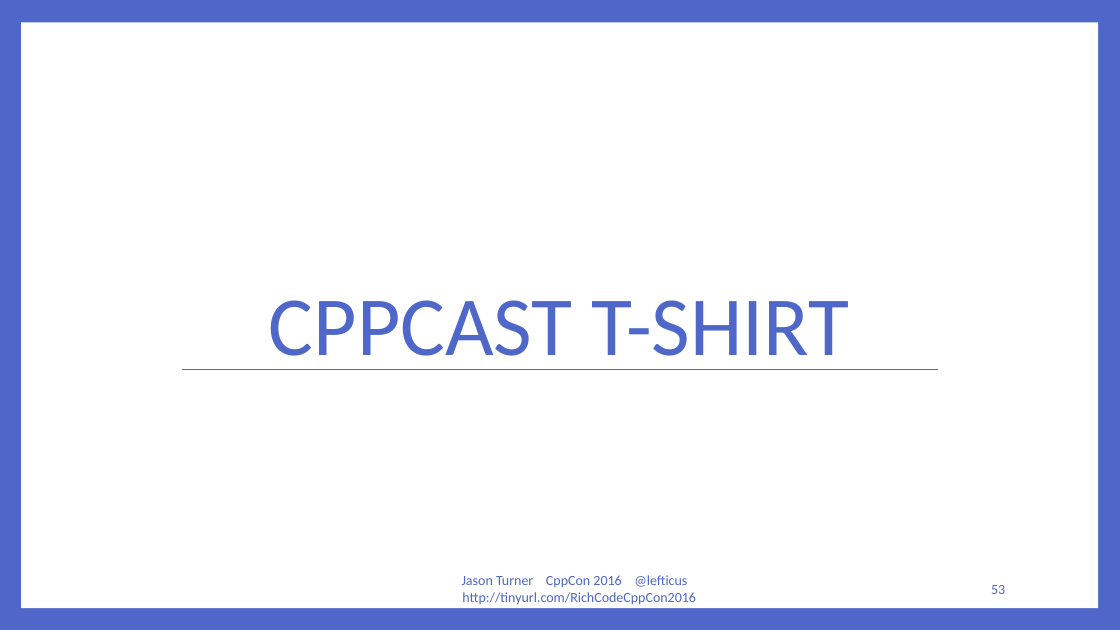
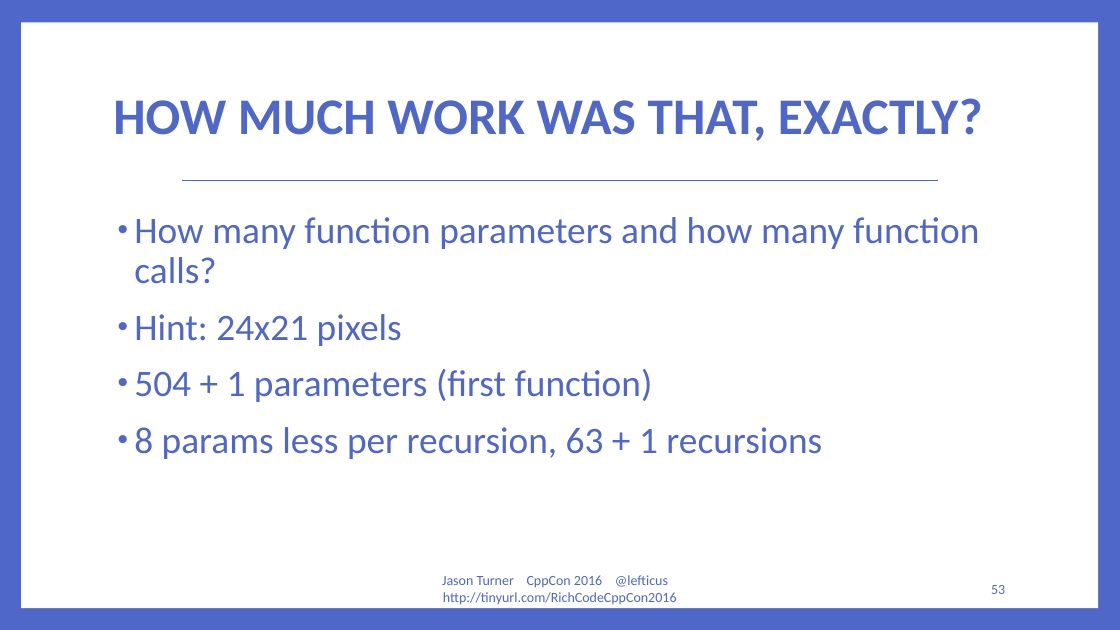
Before and after one commit to lefticus/presentations, a slide deck: slide 53 of RichCodeForTinyMachines/Rich Code For Tiny Computers.pptx. Drawn at 1120x630 pixels with LibreOffice and Linux fonts; fonts in the diff are those of the drawing. Boxes give left, top, right and bottom in pixels: in the first picture for what was removed or moved away, otherwise in the second. Text is boxed around its words. In the diff, an @@ line names an element or a change of style, - is before the commit and + after.

```diff
--- a/RichCodeForTinyMachines/Rich Code For Tiny Computers.pptx
+++ b/RichCodeForTinyMachines/Rich Code For Tiny Computers.pptx
@@ title "HOW MUCH WORK WAS THAT, ..." at [113,98,983,141]: vertical alignment bottom to middle @@
@@ title at [113,98,983,141]: text changed; size 72 to 44 pt; bold on @@
-CPPCAST T-SHIRT
+HOW MUCH WORK WAS THAT, EXACTLY?
@@ line moved from (182, 370) - (939, 370) to (182, 181) - (939, 181) @@
@@ text added at [134,217,979,459], 32 pt, text #4E67C8 @@
+• How many function parameters and how many function calls?
+• Hint: 24x21 pixels
+• 504 + 1 parameters (first function)
+• 8 params less per recursion, 63 + 1 recursions
@@ text "Jason Turner CppCon 2016 @lefticus ...": place and size @@
-text "Jason Turner CppCon 2016 @lefticus ..." at [462,575,696,605]
+text "Jason Turner CppCon 2016 @lefticus ..." at [442,575,677,605]
```
Also in this commit, not shown: 64 other slides changed, 4 slides added, 4 slides removed.
